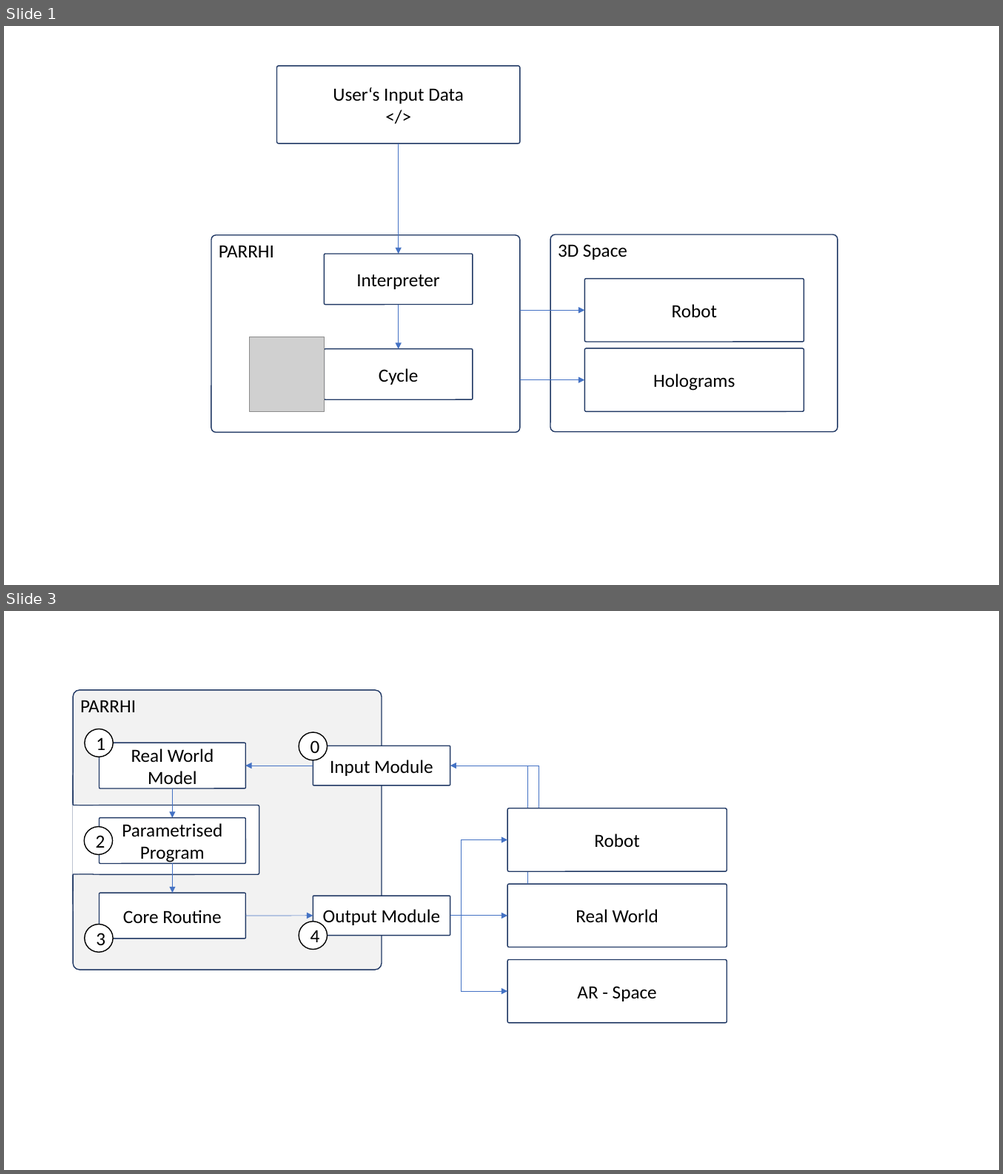
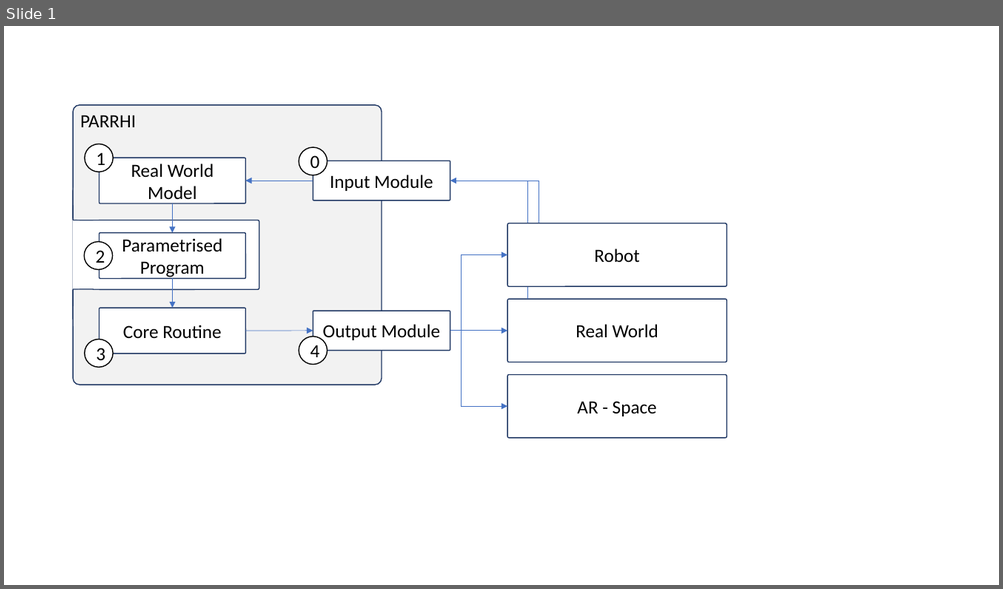
Before and after one commit to EricVoll/PARRHI, a slide deck: 02_Thesis/PARRHI_Thesis/Figures/FigureMaker.pptx. Shown one above the other, each under a label of ours: slides 1 and 3 before the commit, slide 1 after it; the slides between them are not shown. The pictures are 1003x1174 and 1003x589 pixels, drawn with LibreOffice and Linux fonts; fonts in the diff are those of the drawing; grey boxes stand for pictures. Boxes give left, top, right and bottom in pixels: in the first picture for what was removed or moved away, otherwise in the second. Text is boxed around its words. In the diff, an @@ line names an element or a change of style, - is before the commit and + after.

```diff
--- a/02_Thesis/PARRHI_Thesis/Figures/FigureMaker.pptx
+++ b/02_Thesis/PARRHI_Thesis/Figures/FigureMaker.pptx
@@ slide 1 removed at [4, 26, 999, 585], background #FFFFFF @@
@@ rounded rectangle removed at [277, 65, 521, 143] @@
-User‘s Input Data
-</>
@@ arrow removed from (398, 144) to (398, 255) @@
@@ rounded rectangle removed at [211, 235, 521, 434] @@
@@ text removed at [219, 245, 274, 258] @@
-PARRHI
@@ rounded rectangle removed at [550, 235, 837, 432] @@
@@ text removed at [558, 244, 627, 260] @@
-3D Space
@@ rounded rectangle removed at [324, 255, 472, 305] @@
-Interpreter
@@ rounded rectangle removed at [584, 279, 804, 342] @@
-Robot
@@ arrow removed from (398, 305) to (398, 349) @@
@@ arrow removed from (520, 310) to (584, 310) @@
@@ picture removed at [250, 337, 324, 412] @@
@@ rounded rectangle removed at [324, 349, 472, 400] @@
-Cycle
@@ rounded rectangle removed at [584, 349, 804, 412] @@
-Holograms
@@ arrow removed from (520, 380) to (584, 380) @@
@@ what was slide 3 is now slide 1 @@
```
Also in this commit, not shown: 2 slides added, 1 other slide removed, 21 other files.
